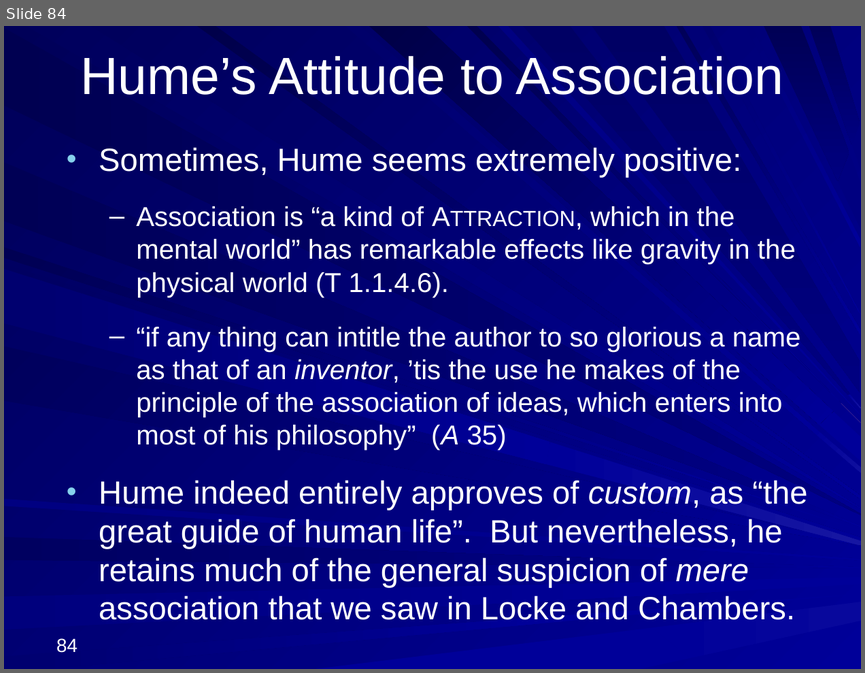
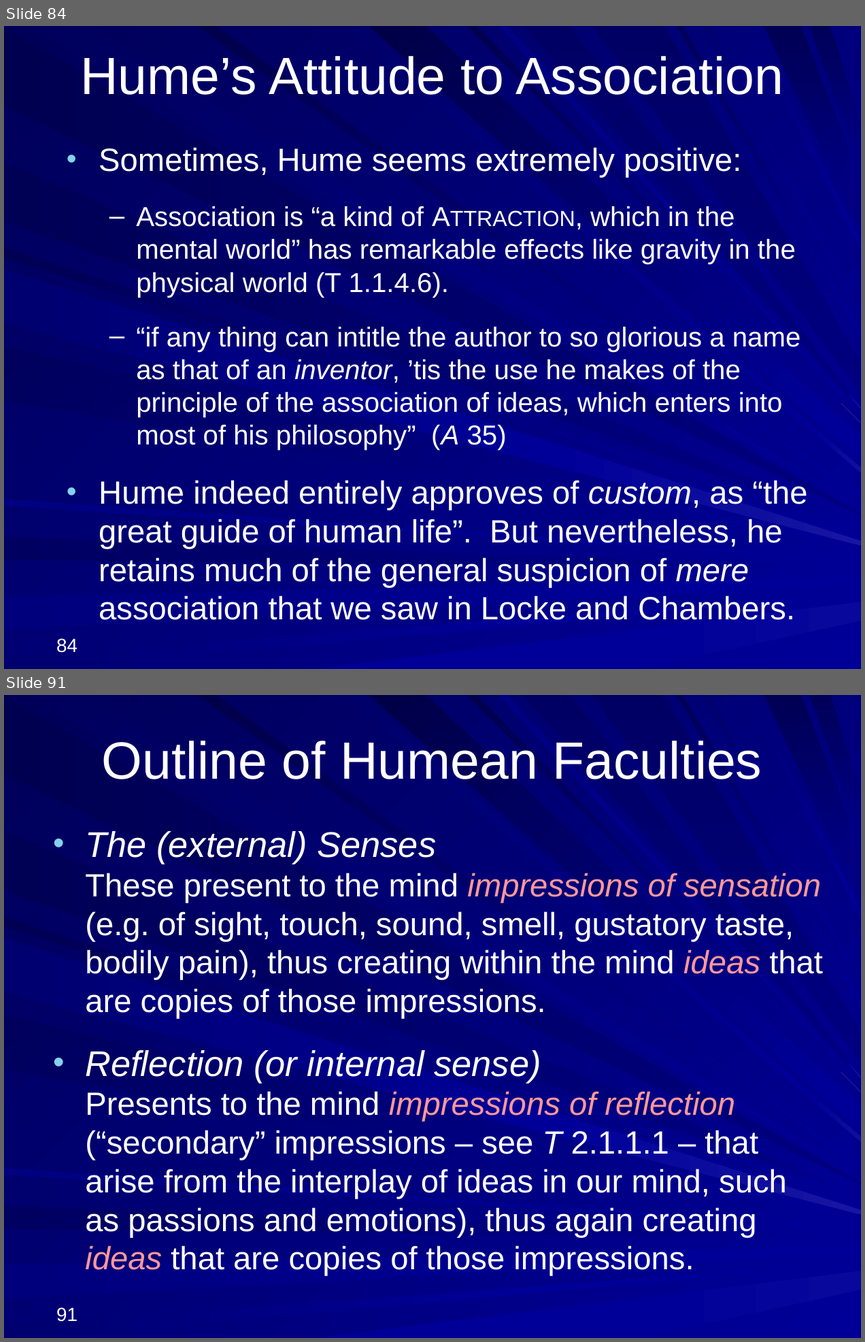
Before and after one commit to englishphilosophy/hume-texts-online, a slide deck: teaching/lectures/2025_Hume_MT_current.pptx. Shown one above the other, each under a label of ours: slide 84 before the commit, slides 84 and 91 after it; the slides between them are not shown. The pictures are 865x673 and 865x1342 pixels, drawn with LibreOffice and Linux fonts; fonts in the diff are those of the drawing. Boxes give left, top, right and bottom in pixels: in the first picture for what was removed or moved away, otherwise in the second. Text is boxed around its words. In the diff, an @@ line names an element or a change of style, - is before the commit and + after.

```diff
--- a/teaching/lectures/2025_Hume_MT_current.pptx
+++ b/teaching/lectures/2025_Hume_MT_current.pptx
@@ slide 91 added at (4, 695, 861, 1338), background gradient #000078 to #000099; not listed: 37 template elements that a slide beside it also shows @@
@@ title added at (102, 741, 762, 779), 44 pt, text #FFFFFF @@
+Outline of Humean Faculties
@@ text added at (85, 831, 823, 1276), 27 pt, text #FFFFFF @@
+• The (external) Senses
+  These present to the mind impressions of sensation (e.g. of sight, touch, sound, smell, gustatory taste, bodily pain), thus creating within the mind ideas that are copies of those impressions.
+• Reflection (or internal sense)
+  Presents to the mind impressions of reflection (“secondary” impressions – see T 2.1.1.1 – that arise from the interplay of ideas in our mind, such as passions and emotions), thus again creating ideas that are copies of those impressions.
@@ page number added at (56, 1307, 77, 1321), 16 pt, text #FFFFFF @@
+91
```
Also in this commit, not shown: 47 other slides added, 3 other files.
